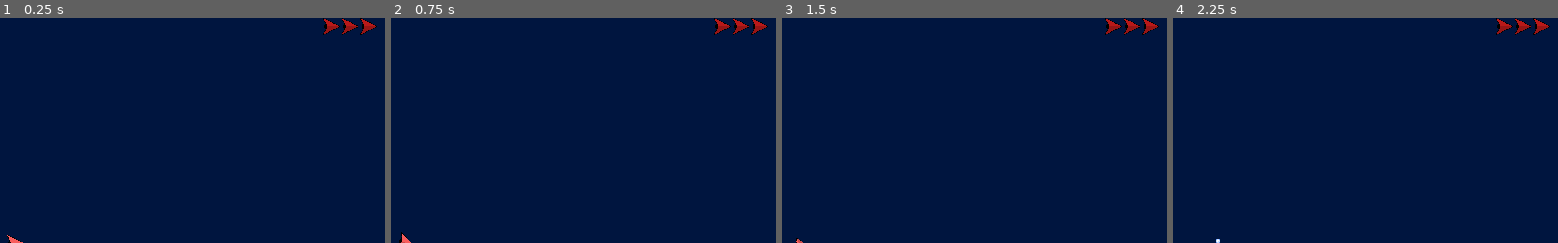
Above: before the commit, frames 1-4 (left to right).
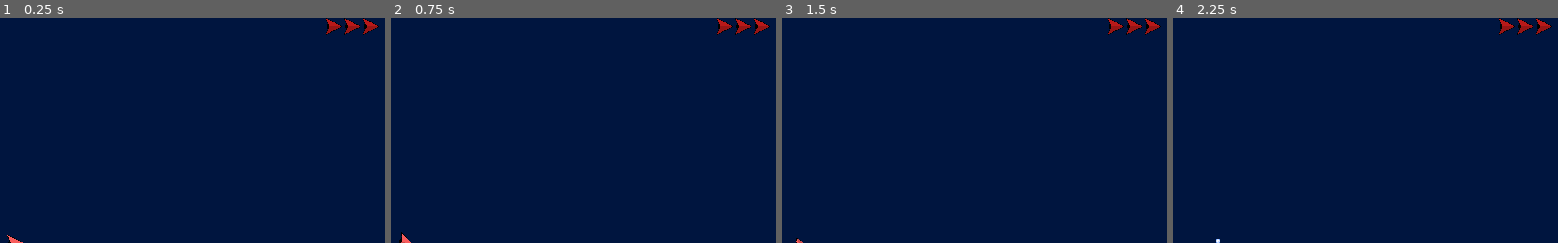
Above: after the commit, the same moments.

Repository: thezic/spacewars
Game: Godot game, scene res://Main.tscn
Same seed, same stepped clock (60 frames per second), same inputs: the game is played once before the commit and once after it.
Inputs:
- Up to frame 1 (0.25 s): no input
- Up to frame 2 (0.75 s): tap Enter at 0.5 s; hold Right (player_1_right) from 0.53 s (still down); tap - (player_1_fire) at 0.6 s
- Up to frame 3 (1.5 s): tap Space at 1.25 s; release Right (player_1_right) at 1.28 s; hold Down (player_1_brake) from 1.28 s (still down); tap - (player_1_fire) at 1.35 s
- Up to frame 4 (2.25 s): release Down (player_1_brake) at 2.03 s; hold Right (player_1_right) from 2.03 s (still down); tap - (player_1_fire) at 2.1 s
The pictures show only the part of the screen within x 50-100%, y 0-50%; the shares and areas given below are measured in that part.

The runs differ from the first frame. In frame 1, 0.4% of the frame differs, in the area x 83-99%, y 0-8%; in frame 2, 0.4%; in frame 3, 0.4%; in frame 4, 0.4%.

Commit message:
Gameover and restart

Diff:
--- a/Main.gd
+++ /dev/null
@@ -1,28 +0,0 @@
-extends Node
-
-
-# Declare member variables here. Examples:
-# var a = 2
-# var b = "text"
-
-var level := 1
-
-
-# Called when the node enters the scene tree for the first time.
-func _ready():
-	randomize()
-
-
-
-# Called every frame. 'delta' is the elapsed time since the previous frame.
-#func _process(delta):
-
-
-func _on_LevelStart():
-	get_node("World").start(level)
-
-
-func _on_level_clear():
-	print("Start level " + str(level))
-	level += 1
-	$LevelStartTimer.start()
--- a/Main.tscn
+++ b/Main.tscn
@@ -1,61 +1,7 @@
-[gd_scene load_steps=7 format=2]
+[gd_scene load_steps=2 format=2]
 
-[ext_resource path="res://ui/PlayerLives.tscn" type="PackedScene" id=1]
-[ext_resource path="res://Player.tscn" type="PackedScene" id=2]
-[ext_resource path="res://World.gd" type="Script" id=3]
-[ext_resource path="res://Main.gd" type="Script" id=4]
-
-[sub_resource type="Environment" id=1]
-background_mode = 4
-glow_enabled = true
-glow_blend_mode = 0
-glow_hdr_threshold = 0.87
-glow_hdr_luminance_cap = 1.0
-glow_bicubic_upscale = true
-glow_high_quality = true
-adjustment_brightness = 0.52
-
-[sub_resource type="Curve2D" id=2]
-_data = {
-"points": PoolVector2Array( 0, 0, 0, 0, 0, 0, 0, 0, 0, 0, 1408, 0, 0, 0, 0, 0, 1416, 792, 0, 0, 0, 0, 0, 784, 0, 0, 0, 0, 0, 0 )
-}
+[ext_resource path="res://game/Game.tscn" type="PackedScene" id=1]
 
 [node name="Main" type="Node"]
-script = ExtResource( 4 )
 
-[node name="World" type="Node2D" parent="."]
-script = ExtResource( 3 )
-
-[node name="WorldEnvironment" type="WorldEnvironment" parent="World"]
-environment = SubResource( 1 )
-
-[node name="Path2D" type="Path2D" parent="World"]
-curve = SubResource( 2 )
-
-[node name="PathFollow2D" type="PathFollow2D" parent="World/Path2D"]
-
-[node name="Player" parent="World" instance=ExtResource( 2 )]
-
-[node name="LevelStartTimer" type="Timer" parent="."]
-wait_time = 3.0
-one_shot = true
-autostart = true
-
-[node name="GUI" type="Control" parent="."]
-margin_right = 1424.0
-margin_bottom = 800.0
-__meta__ = {
-"_edit_use_anchors_": false
-}
-
-[node name="PlayerLives" parent="GUI" instance=ExtResource( 1 )]
-anchor_left = 1.0
-anchor_right = 1.0
-anchor_bottom = 0.0
-margin_left = -165.232
-margin_right = 0.0
-margin_bottom = 105.0
-
-[connection signal="world_clear" from="World" to="." method="_on_level_clear"]
-[connection signal="lives_updated" from="World/Player" to="GUI/PlayerLives" method="update_lives"]
-[connection signal="timeout" from="LevelStartTimer" to="." method="_on_LevelStart"]
+[node name="Game" parent="." instance=ExtResource( 1 )]
--- a/asteroid/Asteroid.gd
+++ b/asteroid/Asteroid.gd
@@ -1,6 +1,7 @@
 extends RigidBody2D
 
-#export var health := 1
+signal asteroid_destroyed(size)
+
 export var size := 5
 export var max_size := 5
 export var split_into := 3
@@ -31,6 +32,7 @@
 
 func hit(_damage: int, normal: Vector2):
 	queue_free()
+	emit_signal("asteroid_destroyed", size)
 	var explosion = Explosion.instance()
 	explosion.start(position, Vector2())
 	get_parent().add_child(explosion)
--- /dev/null
+++ b/game/Game.gd
@@ -0,0 +1,45 @@
+extends Node
+
+
+# Declare member variables here. Examples:
+# var a = 2
+# var b = "text"
+
+var level := 1
+
+onready var game_over_ui := $GUI/GameOver
+onready var start_timer := $LevelStartTimer
+onready var world := $World
+
+# Called when the node enters the scene tree for the first time.
+func _ready():
+	randomize()
+	game_over_ui.visible = false
+
+
+
+# Called every frame. 'delta' is the elapsed time since the previous frame.
+#func _process(delta):
+
+
+func _on_LevelStart():
+	print("On level start " + str(level))
+	world.start(level)
+
+
+func _on_level_clear():
+	print("Start level " + str(level))
+	level += 1
+	start_timer.start()
+
+
+func _on_Player_player_gameover():
+	game_over_ui.visible = true
+	game_over_ui.start()
+
+
+func reset():
+	game_over_ui.visible = false
+	level = 1
+	$World.reset()
+	start_timer.start()
--- /dev/null
+++ b/game/Game.tscn
@@ -0,0 +1,66 @@
+[gd_scene load_steps=8 format=2]
+
+[ext_resource path="res://game/World.gd" type="Script" id=1]
+[ext_resource path="res://player/Player.tscn" type="PackedScene" id=2]
+[ext_resource path="res://ui/PlayerLives.tscn" type="PackedScene" id=3]
+[ext_resource path="res://game/Game.gd" type="Script" id=4]
+[ext_resource path="res://ui/GameOver.tscn" type="PackedScene" id=5]
+
+[sub_resource type="Environment" id=1]
+background_mode = 4
+glow_enabled = true
+glow_blend_mode = 0
+glow_hdr_threshold = 0.87
+glow_hdr_luminance_cap = 1.0
+glow_bicubic_upscale = true
+glow_high_quality = true
+adjustment_brightness = 0.52
+
+[sub_resource type="Curve2D" id=2]
+_data = {
+"points": PoolVector2Array( 0, 0, 0, 0, 0, 0, 0, 0, 0, 0, 1408, 0, 0, 0, 0, 0, 1416, 792, 0, 0, 0, 0, 0, 784, 0, 0, 0, 0, 0, 0 )
+}
+
+[node name="Game" type="Node"]
+script = ExtResource( 4 )
+
+[node name="WorldEnvironment" type="WorldEnvironment" parent="."]
+environment = SubResource( 1 )
+
+[node name="World" type="Node2D" parent="."]
+script = ExtResource( 1 )
+
+[node name="AsteroidSpawnPath" type="Path2D" parent="World"]
+curve = SubResource( 2 )
+
+[node name="AsteroidSpawnPosition" type="PathFollow2D" parent="World/AsteroidSpawnPath"]
+
+[node name="Player" parent="World" instance=ExtResource( 2 )]
+
+[node name="LevelStartTimer" type="Timer" parent="."]
+wait_time = 3.0
+one_shot = true
+autostart = true
+
+[node name="GUI" type="Control" parent="."]
+margin_right = 1424.0
+margin_bottom = 800.0
+__meta__ = {
+"_edit_use_anchors_": false
+}
+
+[node name="PlayerLives" parent="GUI" instance=ExtResource( 3 )]
+anchor_left = 1.0
+anchor_right = 1.0
+margin_left = -161.0
+margin_right = 0.0
+margin_bottom = 30.0
+
+[node name="GameOver" parent="GUI" instance=ExtResource( 5 )]
+visible = false
+
+[connection signal="world_clear" from="World" to="." method="_on_level_clear"]
+[connection signal="lives_updated" from="World/Player" to="GUI/PlayerLives" method="update_lives"]
+[connection signal="player_gameover" from="World/Player" to="." method="_on_Player_player_gameover"]
+[connection signal="timeout" from="LevelStartTimer" to="." method="_on_LevelStart"]
+[connection signal="restart_game" from="GUI/GameOver" to="." method="reset"]
--- a/World.gd
+++ b/game/World.gd
@@ -6,23 +6,37 @@
 
 var Asteroid = preload("res://asteroid/asteroid.tscn")
 
+
+onready var spawn_point: PathFollow2D = $AsteroidSpawnPath/AsteroidSpawnPosition
+onready var player = $Player
 # Called when the node enters the scene tree for the first time.
 func _ready():
-	$Player.spawn_position = get_viewport_rect().size / 2
-	$Player.spawn_ship()
+	player.spawn_position = get_viewport_rect().size / 2
+	reset()
 
+func reset():
+	check_for_asteroids = false
+	get_tree().call_group('asteroids', 'queue_free')
+	player.reset()
+	player.spawn_ship()
 
 func start(nr_asteroids: int):
 	for _i in range(nr_asteroids):
 		var asteroid = Asteroid.instance()
-		$Path2D/PathFollow2D.offset = randi()
-		var pos = $Path2D/PathFollow2D.position
-		var dir = $Path2D/PathFollow2D.transform.y
+
+		spawn_point.offset = randi()
+		var pos = spawn_point.position
+		var dir = spawn_point.transform.y
 		asteroid.start(-1, pos, dir.rotated(rand_range(-PI/3, PI/3)))
 
-		get_parent().add_child(asteroid)
+		asteroid.connect("asteroid_destroyed", self, "_asteroid_destroyed")
+		add_child(asteroid)
 
 	check_for_asteroids = true
+
+func _asteroid_destroyed(size: int) -> void:
+	pass
+
 
 # Called every frame. 'delta' is the elapsed time since the previous frame.
 func _process(_delta):
--- a/Player.gd
+++ b/player/Player.gd
@@ -14,8 +14,11 @@
 
 # Called when the node enters the scene tree for the first time.
 func _ready():
+	reset()
+
+func reset():
+	lives = 3
 	emit_signal("lives_updated", lives)
-
 
 func spawn_ship(reduce_lives = false):
 	print("Spawn ship")
@@ -31,7 +34,7 @@
 	if err:
 		print("Error connecting ship signal" + str(err))
 
-	get_parent().add_child(ship)
+	add_child(ship)
 
 
 func _on_ship_destroyed():
--- a/Player.tscn
+++ b/player/Player.tscn
@@ -1,6 +1,6 @@
 [gd_scene load_steps=2 format=2]
 
-[ext_resource path="res://Player.gd" type="Script" id=1]
+[ext_resource path="res://player/Player.gd" type="Script" id=1]
 
 [node name="Player" type="Node"]
 script = ExtResource( 1 )
--- /dev/null
+++ b/ui/GameOver.gd
@@ -0,0 +1,27 @@
+extends Control
+
+signal restart_game
+
+
+# Called when the node enters the scene tree for the first time.
+func _ready():
+	#$AnimationPlayer.play("game over")
+	pass
+
+func start():
+	$AnimationPlayer.play("game over")
+
+
+
+# Called every frame. 'delta' is the elapsed time since the previous frame.
+#func _process(delta):
+#	pass
+
+
+func _on_TryAgain_pressed():
+	pass # Replace with function body.
+	emit_signal("restart_game")
+
+
+func _on_Back_pressed():
+	pass # Replace with function body.
--- /dev/null
+++ b/ui/GameOver.tscn
@@ -0,0 +1,128 @@
+[gd_scene load_steps=5 format=2]
+
+[ext_resource path="res://ui/Infinite.tres" type="DynamicFont" id=1]
+[ext_resource path="res://ui/GameOver.gd" type="Script" id=2]
+
+[sub_resource type="Animation" id=1]
+length = 0.001
+tracks/0/type = "bezier"
+tracks/0/path = NodePath("Label:rect_position:x")
+tracks/0/interp = 1
+tracks/0/loop_wrap = true
+tracks/0/imported = false
+tracks/0/enabled = true
+tracks/0/keys = {
+"points": PoolRealArray( 392, -0.25, 0, 0.25, 0 ),
+"times": PoolRealArray( 0 )
+}
+tracks/1/type = "bezier"
+tracks/1/path = NodePath("Label:rect_position:y")
+tracks/1/interp = 1
+tracks/1/loop_wrap = true
+tracks/1/imported = false
+tracks/1/enabled = true
+tracks/1/keys = {
+"points": PoolRealArray( -104, -0.25, 0, 0.25, 0 ),
+"times": PoolRealArray( 0 )
+}
+tracks/2/type = "value"
+tracks/2/path = NodePath("VBoxContainer:modulate")
+tracks/2/interp = 1
+tracks/2/loop_wrap = true
+tracks/2/imported = false
+tracks/2/enabled = true
+tracks/2/keys = {
+"times": PoolRealArray( 0 ),
+"transitions": PoolRealArray( 1 ),
+"update": 0,
+"values": [ Color( 1, 1, 1, 0 ) ]
+}
+
+[sub_resource type="Animation" id=2]
+resource_name = "game over"
+length = 2.0
+tracks/0/type = "bezier"
+tracks/0/path = NodePath("Label:rect_position:x")
+tracks/0/interp = 1
+tracks/0/loop_wrap = true
+tracks/0/imported = false
+tracks/0/enabled = true
+tracks/0/keys = {
+"points": PoolRealArray( 392, -0.25, 0, 0.25, 0, 392, -0.25, 0, 0.25, 0 ),
+"times": PoolRealArray( 0, 2 )
+}
+tracks/1/type = "bezier"
+tracks/1/path = NodePath("Label:rect_position:y")
+tracks/1/interp = 1
+tracks/1/loop_wrap = true
+tracks/1/imported = false
+tracks/1/enabled = true
+tracks/1/keys = {
+"points": PoolRealArray( -104, -0.570712, 1.5, 0.570712, -1.5, 409.5, -0.187852, 0, 0.187852, 0, 283.5, -0.313087, -11, 0.313087, 11 ),
+"times": PoolRealArray( 0, 0.941049, 1.44914 )
+}
+tracks/2/type = "value"
+tracks/2/path = NodePath("VBoxContainer:modulate")
+tracks/2/interp = 1
+tracks/2/loop_wrap = true
+tracks/2/imported = false
+tracks/2/enabled = true
+tracks/2/keys = {
+"times": PoolRealArray( 0, 1, 2 ),
+"transitions": PoolRealArray( 1, 1, 1 ),
+"update": 0,
+"values": [ Color( 1, 1, 1, 0 ), Color( 1, 1, 1, 0 ), Color( 1, 1, 1, 1 ) ]
+}
+
+[node name="GameOver" type="Control"]
+anchor_right = 1.0
+anchor_bottom = 1.0
+script = ExtResource( 2 )
+__meta__ = {
+"_edit_use_anchors_": false
+}
+
+[node name="Label" type="Label" parent="."]
+anchor_left = 0.5
+anchor_right = 0.5
+margin_left = -319.0
+margin_top = -104.0
+margin_right = 320.0
+margin_bottom = -0.999634
+custom_fonts/font = ExtResource( 1 )
+text = "Game Over!"
+__meta__ = {
+"_edit_use_anchors_": false
+}
+
+[node name="VBoxContainer" type="VBoxContainer" parent="."]
+modulate = Color( 1, 1, 1, 0 )
+anchor_left = 0.5
+anchor_top = 0.5
+anchor_right = 0.5
+anchor_bottom = 0.5
+margin_left = -28.5
+margin_top = 62.0
+margin_right = 28.5
+margin_bottom = 106.0
+__meta__ = {
+"_edit_use_anchors_": false
+}
+
+[node name="TryAgain" type="Button" parent="VBoxContainer"]
+margin_right = 68.0
+margin_bottom = 20.0
+text = "Try again"
+
+[node name="Back" type="Button" parent="VBoxContainer"]
+margin_top = 24.0
+margin_right = 68.0
+margin_bottom = 44.0
+text = "Back"
+
+[node name="AnimationPlayer" type="AnimationPlayer" parent="."]
+anims/RESET = SubResource( 1 )
+"anims/game over" = SubResource( 2 )
+
+[connection signal="pressed" from="VBoxContainer/TryAgain" to="." method="_on_TryAgain_pressed"]
+[connection signal="pressed" from="VBoxContainer/Back" to="." method="_on_Back_pressed"]
--- /dev/null
+++ b/ui/Infinite.tres
@@ -0,0 +1,7 @@
+[gd_resource type="DynamicFont" load_steps=2 format=2]
+
+[ext_resource path="res://fonts/Infinite.ttf" type="DynamicFontData" id=1]
+
+[resource]
+size = 93
+font_data = ExtResource( 1 )
--- a/ui/PlayerLives.gd
+++ b/ui/PlayerLives.gd
@@ -4,6 +4,10 @@
 export(int) var max_lives := 0
 export(Texture) var texture
 export(Color) var color
+
+func _enter_tree():
+	for child in get_children():
+		remove_child(child)
 
 func _ready():
 	pass
--- a/ui/PlayerLives.tscn
+++ b/ui/PlayerLives.tscn
@@ -4,10 +4,9 @@
 [ext_resource path="res://ui/PlayerLives.gd" type="Script" id=2]
 
 [node name="PlayerLives" type="GridContainer"]
-anchor_right = 0.116
-anchor_bottom = 0.131
 margin_right = 0.0479889
 margin_bottom = 0.199989
+grow_horizontal = 0
 columns = 5
 script = ExtResource( 2 )
 __meta__ = {
@@ -15,3 +14,66 @@
 }
 texture = ExtResource( 1 )
 color = Color( 0.72549, 0.101961, 0.101961, 1 )
+
+[node name="TextureRect" type="TextureRect" parent="."]
+margin_right = 29.0
+margin_bottom = 30.0
+texture = ExtResource( 1 )
+
+[node name="TextureRect2" type="TextureRect" parent="."]
+margin_left = 33.0
+margin_right = 62.0
+margin_bottom = 30.0
+texture = ExtResource( 1 )
+
+[node name="TextureRect3" type="TextureRect" parent="."]
+margin_left = 66.0
+margin_right = 95.0
+margin_bottom = 30.0
+texture = ExtResource( 1 )
+
+[node name="TextureRect4" type="TextureRect" parent="."]
+margin_left = 99.0
+margin_right = 128.0
+margin_bottom = 30.0
+texture = ExtResource( 1 )
+
+[node name="TextureRect5" type="TextureRect" parent="."]
+margin_left = 132.0
+margin_right = 161.0
+margin_bottom = 30.0
+texture = ExtResource( 1 )
+
+[node name="TextureRect6" type="TextureRect" parent="."]
+margin_top = 34.0
+margin_right = 29.0
+margin_bottom = 64.0
+texture = ExtResource( 1 )
+
+[node name="TextureRect7" type="TextureRect" parent="."]
+margin_left = 33.0
+margin_top = 34.0
+margin_right = 62.0
+margin_bottom = 64.0
+texture = ExtResource( 1 )
+
+[node name="TextureRect8" type="TextureRect" parent="."]
+margin_left = 66.0
+margin_top = 34.0
+margin_right = 95.0
+margin_bottom = 64.0
+texture = ExtResource( 1 )
+
+[node name="TextureRect9" type="TextureRect" parent="."]
+margin_left = 99.0
+margin_top = 34.0
+margin_right = 128.0
+margin_bottom = 64.0
+texture = ExtResource( 1 )
+
+[node name="TextureRect10" type="TextureRect" parent="."]
+margin_left = 132.0
+margin_top = 34.0
+margin_right = 161.0
+margin_bottom = 64.0
+texture = ExtResource( 1 )
--- /dev/null
+++ b/ui/TitleMenu.tscn
@@ -0,0 +1,45 @@
+[gd_scene load_steps=4 format=2]
+
+[ext_resource path="res://fonts/Infinite.ttf" type="DynamicFontData" id=1]
+[ext_resource path="res://ui/Infinite.tres" type="DynamicFont" id=2]
+
+[sub_resource type="DynamicFont" id=1]
+size = 54
+font_data = ExtResource( 1 )
+
+[node name="TitleMenu" type="Control"]
+anchor_right = 1.0
+anchor_bottom = 1.0
+__meta__ = {
+"_edit_use_anchors_": false
+}
+
+[node name="Label" type="Label" parent="."]
+anchor_right = 1.0
+margin_top = 178.0
+margin_bottom = 14.0
+custom_fonts/font = ExtResource( 2 )
+text = "Asteroids"
+align = 1
+__meta__ = {
+"_edit_use_anchors_": false
+}
+
+[node name="VBoxContainer" type="VBoxContainer" parent="."]
+anchor_left = 0.5
+anchor_top = 0.5
+anchor_right = 0.5
+anchor_bottom = 0.5
+margin_left = -188.5
+margin_top = -33.0
+margin_right = 188.5
+margin_bottom = 33.0
+__meta__ = {
+"_edit_use_anchors_": false
+}
+
+[node name="StartGameButton" type="Button" parent="VBoxContainer"]
+margin_right = 377.0
+margin_bottom = 66.0
+custom_fonts/font = SubResource( 1 )
+text = "Start Game"
Not shown, added: export_presets.cfg
Binary file added: fonts/InfinitS.ttf
Binary file added: fonts/Infinite.ttf
